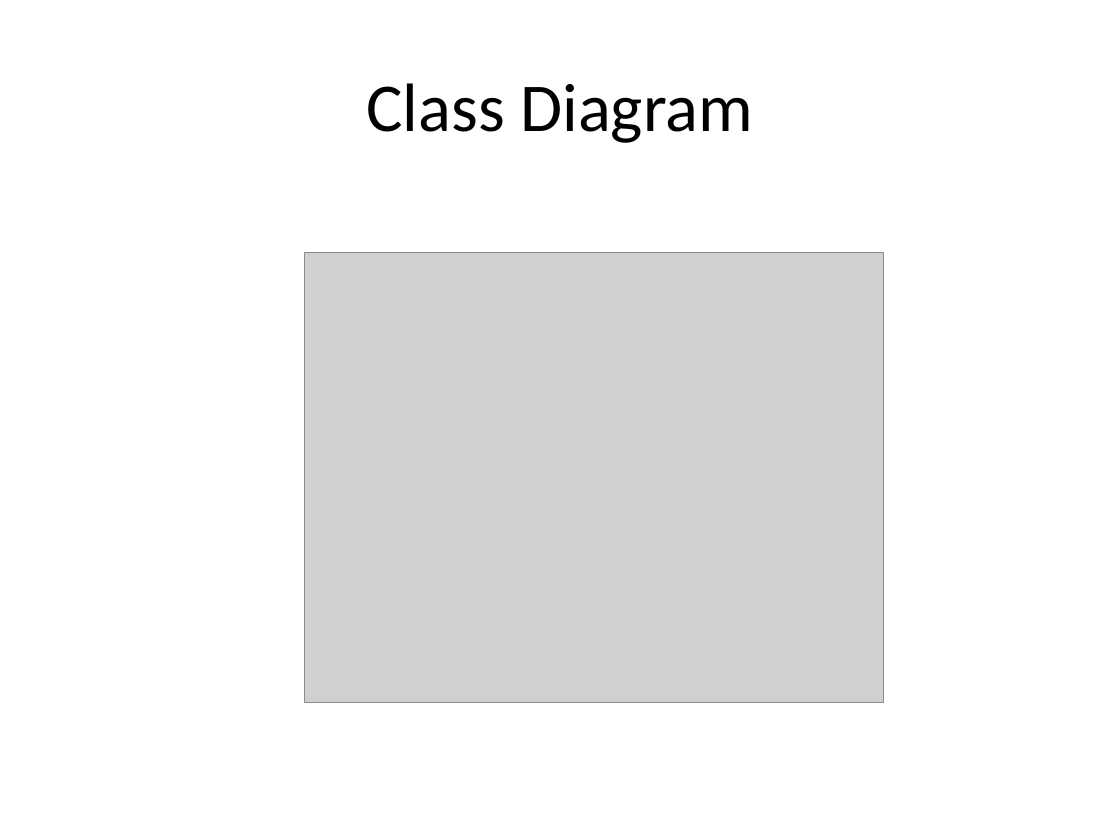
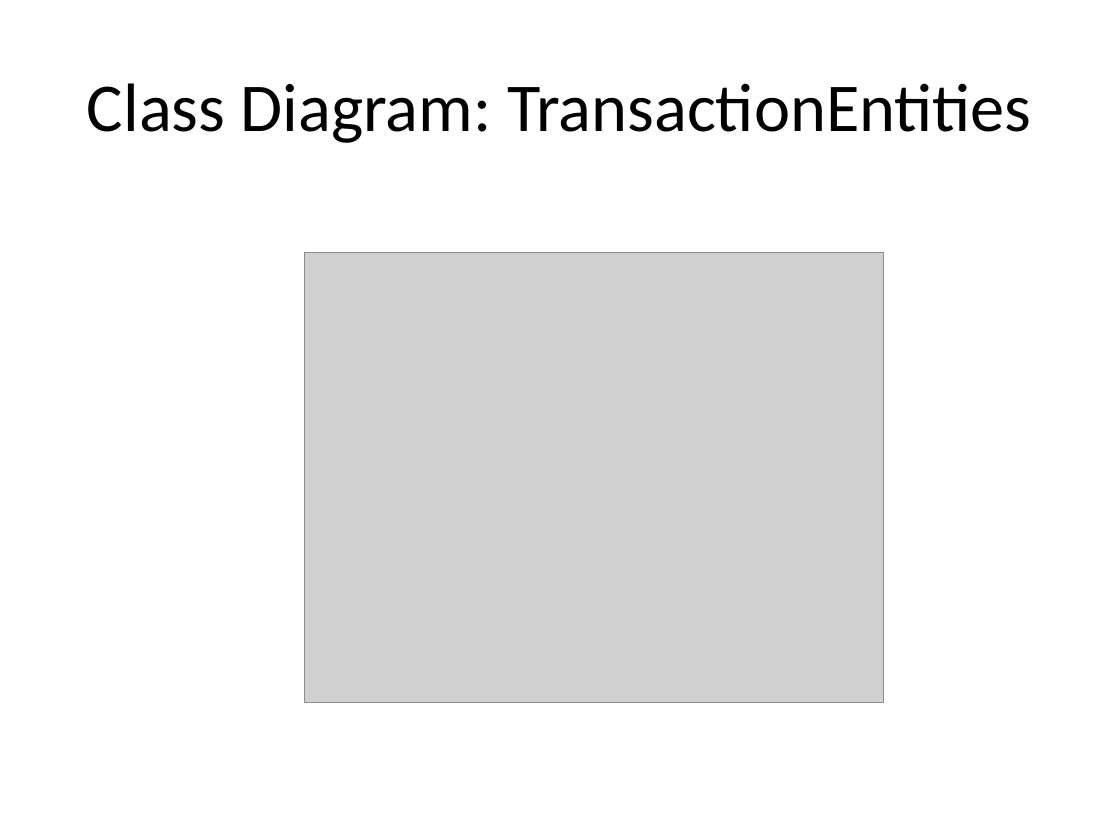
Before and after one commit to SamanwayCapg/Pecunia_codes, a slide deck: slide 4 of Presentation Ayush.pptx. Drawn at 1120x840 pixels with LibreOffice and Linux fonts; fonts in the diff are those of the drawing; grey boxes stand for pictures. Boxes give left, top, right and bottom in pixels: in the first picture for what was removed or moved away, otherwise in the second. Text is boxed around its words. In the diff, an @@ line names an element or a change of style, - is before the commit and + after.

```diff
--- a/Presentation Ayush.pptx
+++ b/Presentation Ayush.pptx
@@ title at (87,83,1032,143): text changed @@
-Class Diagram
+Class Diagram: TransactionEntities
```
Also in this commit, not shown: 6 other slides changed, 6 other files.
